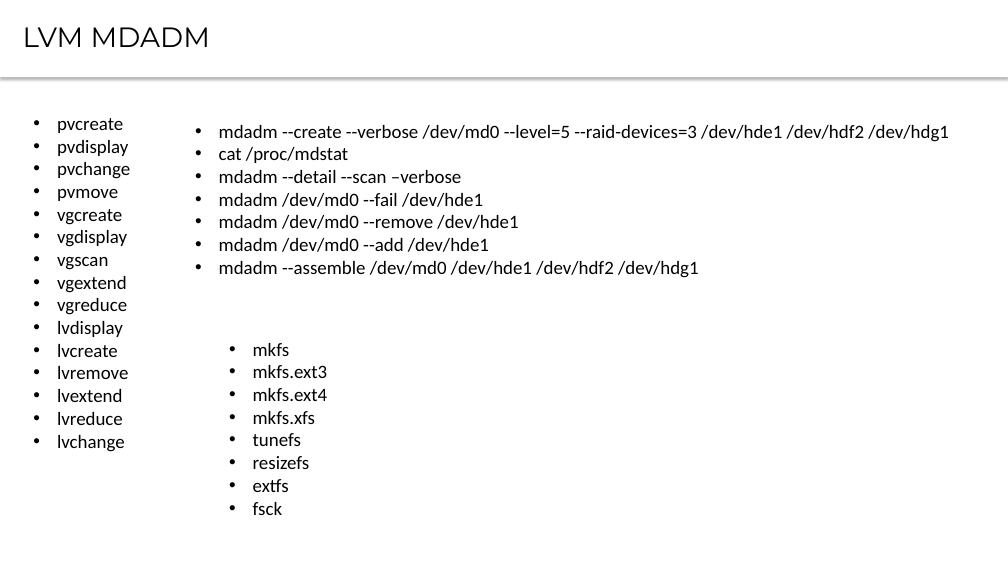
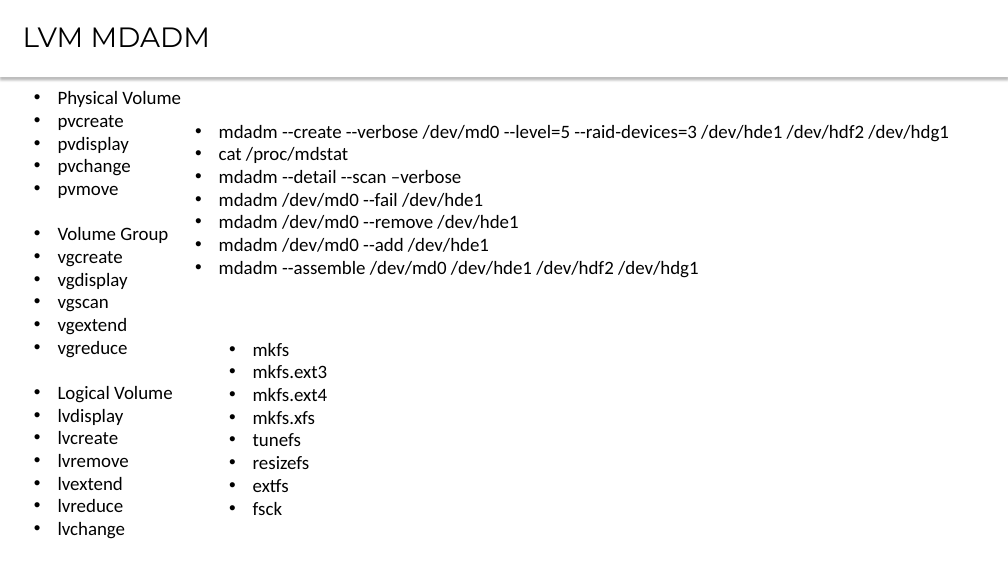
Before and after one commit to CsteerDevops1/lectures_devops2, a slide deck: slide 8 of LinuxAdm/LinuxAdm2.pptx. Drawn at 1008x567 pixels with LibreOffice and Linux fonts; fonts in the diff are those of the drawing. Boxes give left, top, right and bottom in pixels: in the first picture for what was removed or moved away, otherwise in the second. Text is boxed around its words. In the diff, an @@ line names an element or a change of style, - is before the commit and + after.

```diff
--- a/LinuxAdm/LinuxAdm2.pptx
+++ b/LinuxAdm/LinuxAdm2.pptx
@@ text "Physical Volume": place and size @@
-text "Physical Volume" at (57, 118, 130, 452)
+text "Physical Volume" at (58, 91, 181, 539)
@@ text at (58, 91, 181, 107): paragraph added @@
+• Physical Volume
@@ text at (58, 227, 168, 243): paragraph added @@
+• Volume Group
@@ text at (58, 386, 173, 403): paragraph added @@
+• Logical Volume
```
Also in this commit, not shown: 6 other slides changed, 3 other files.
